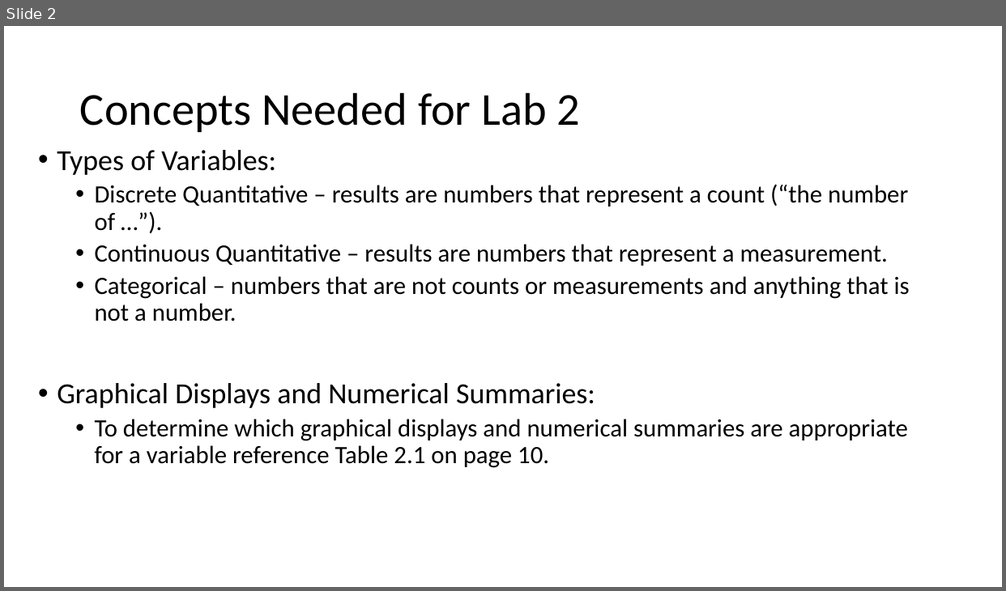
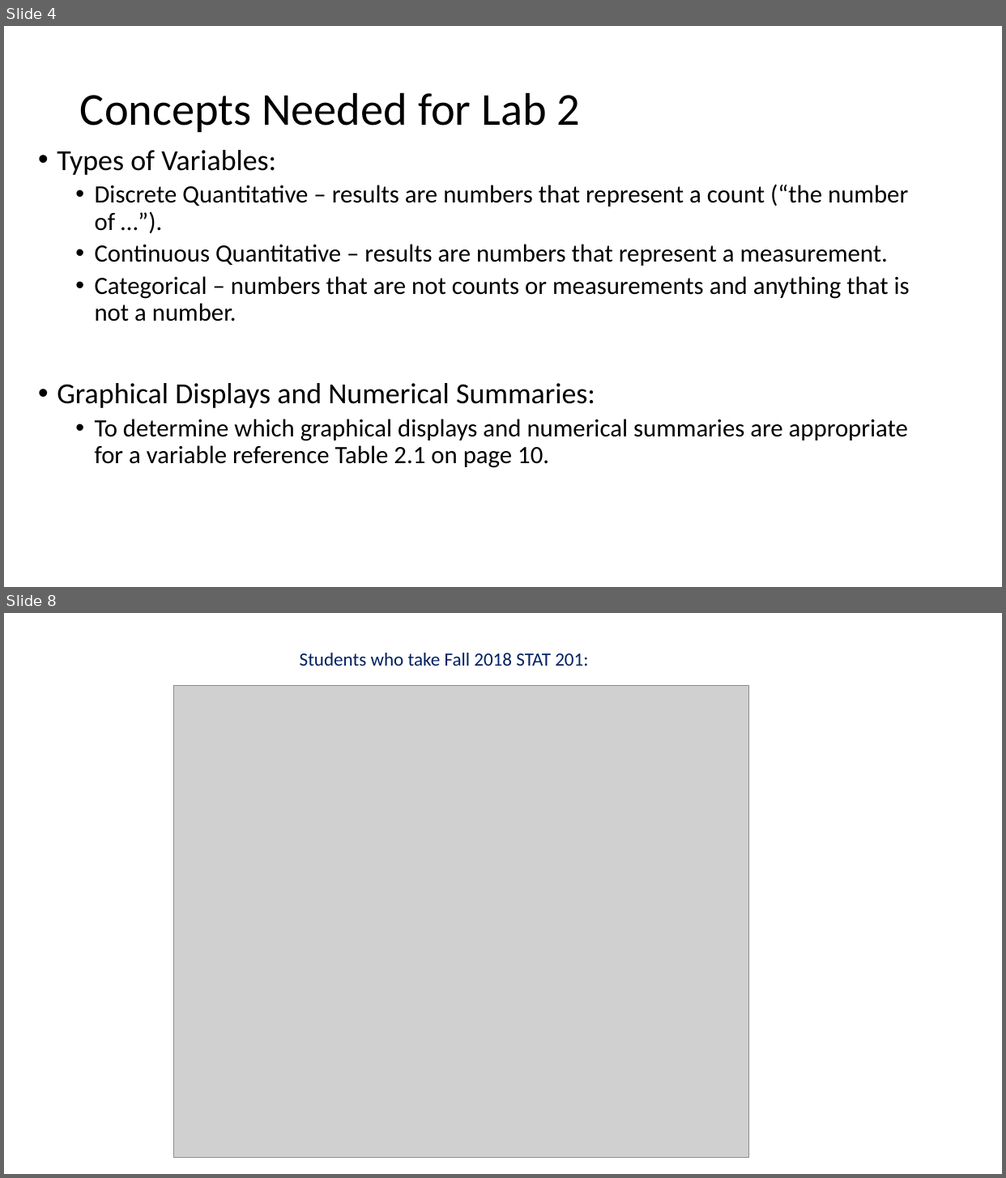
Before and after one commit to Shanlearning/Stat-201-teaching, a slide deck: Lab2/Lab 2.pptx. Shown one above the other, each under a label of ours: slide 2 before the commit, slides 4 and 8 after it; the slides between them are not shown. The pictures are 1006x591 and 1006x1178 pixels, drawn with LibreOffice and Linux fonts; fonts in the diff are those of the drawing; grey boxes stand for pictures. Boxes give left, top, right and bottom in pixels: in the first picture for what was removed or moved away, otherwise in the second. Text is boxed around its words. In the diff, an @@ line names an element or a change of style, - is before the commit and + after.

```diff
--- a/Lab2/Lab 2.pptx
+++ b/Lab2/Lab 2.pptx
@@ slide 8 added at (4, 613, 1002, 1174), background #FFFFFF @@
@@ text added at (300, 653, 588, 666), 18 pt, text #002060 @@
+Students who take Fall 2018 STAT 201:
@@ picture added at (174, 686, 749, 1158) @@
@@ what was slide 2 is now slide 4 @@
```
Also in this commit, not shown: 1 slide changed, 8 other slides added.
